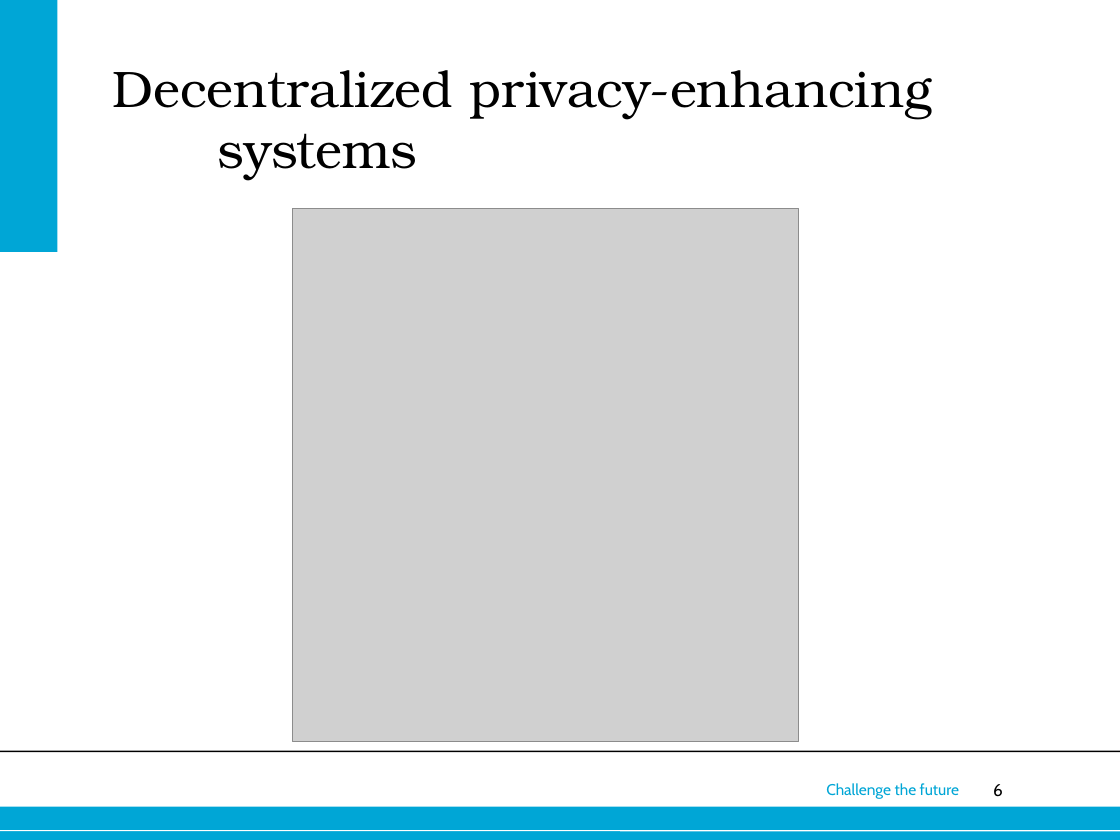
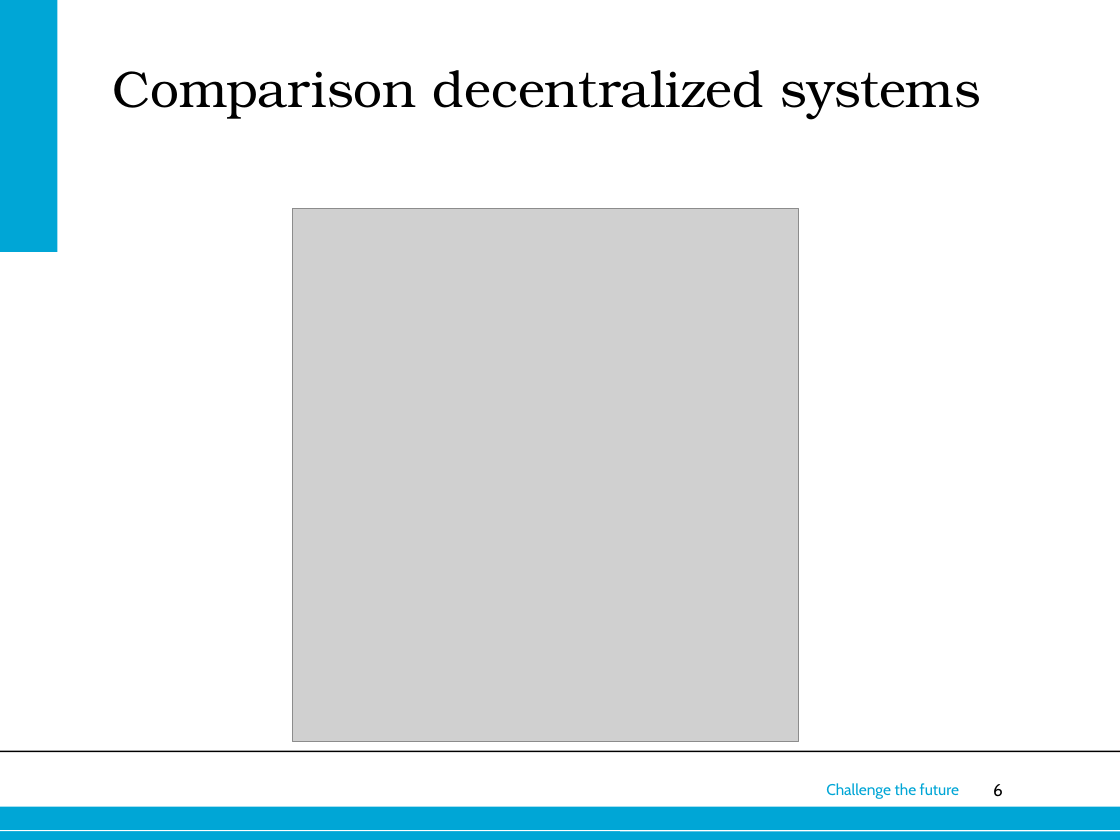
Before and after one commit to rjagerman/ANON, a slide deck: slide 6 of presentatie/anon_presentatie.ppt. Drawn at 1120x840 pixels with LibreOffice and Linux fonts; fonts in the diff are those of the drawing; grey boxes stand for pictures; background and template pictures are left out. Boxes give left, top, right and bottom in pixels: in the first picture for what was removed or moved away, otherwise in the second. Text is boxed around its words. In the diff, an @@ line names an element or a change of style, - is before the commit and + after.

```diff
--- a/presentatie/anon_presentatie.ppt
+++ b/presentatie/anon_presentatie.ppt
@@ title at <box>112,70,981,119</box>: text changed @@
-Decentralized privacy-enhancing systems
+Comparison decentralized systems
```
Also in this commit, not shown: 1 other slide changed, 1 other file.
